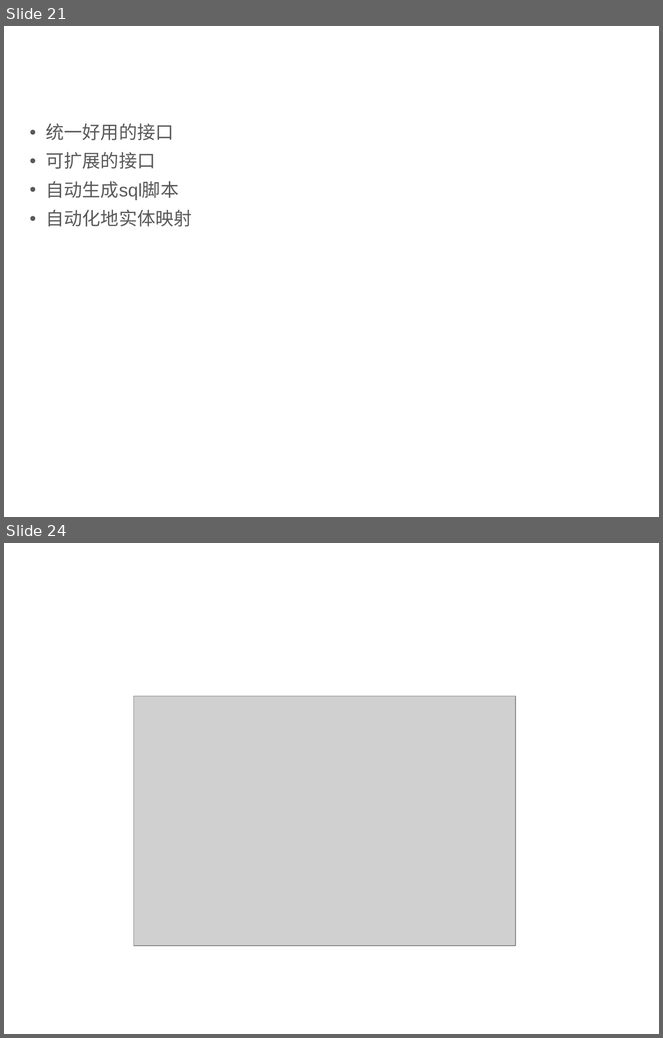
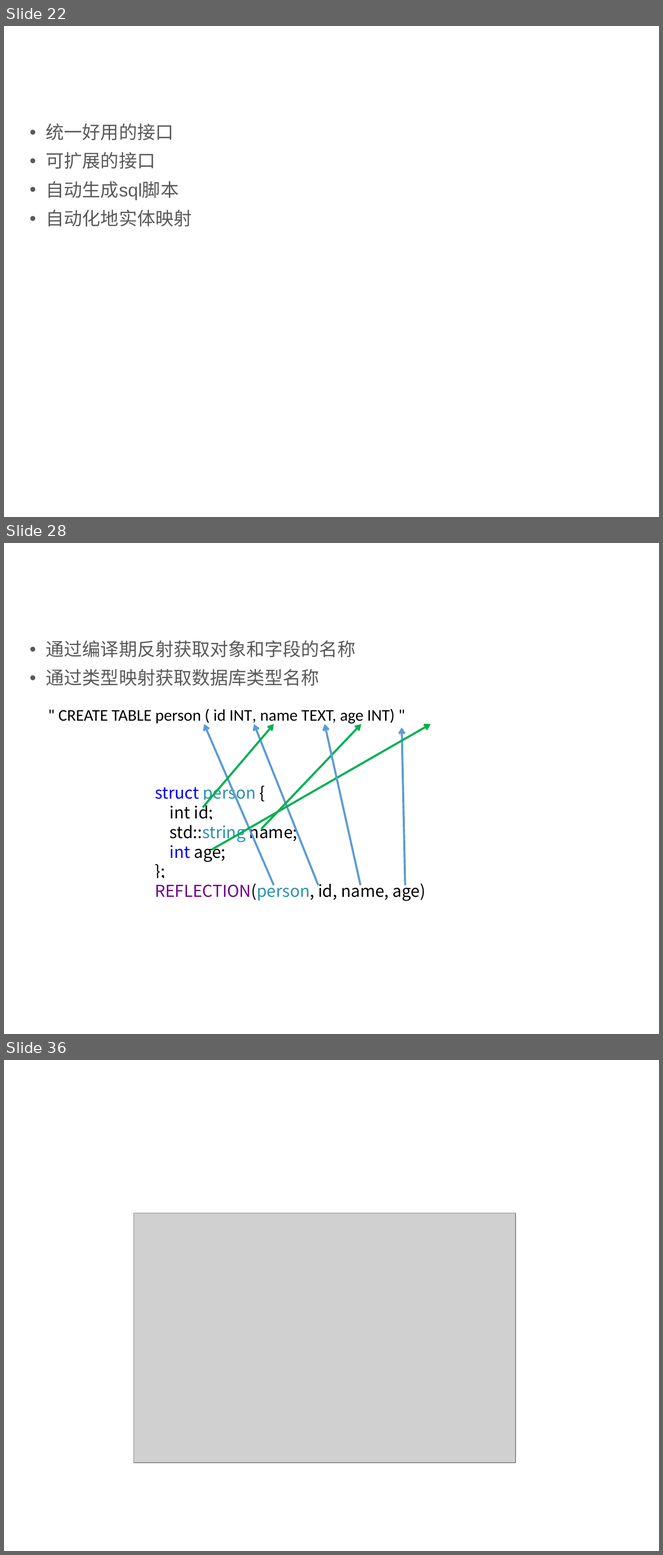
Before and after one commit to qicosmos/cppcon2017, a slide deck: CPP-Summit.pptx. Shown one above the other, each under a label of ours: slides 21 and 24 before the commit, slides 22, 28 and 36 after it; the slides between them are not shown. The pictures are 663x1038 and 663x1555 pixels, drawn with LibreOffice and Linux fonts; fonts in the diff are those of the drawing; grey boxes stand for pictures; background and template pictures are left out. Boxes give left, top, right and bottom in pixels: in the first picture for what was removed or moved away, otherwise in the second. Text is boxed around its words. In the diff, an @@ line names an element or a change of style, - is before the commit and + after.

```diff
--- a/CPP-Summit.pptx
+++ b/CPP-Summit.pptx
@@ slide 28 added at [4,543,659,1034], background #FFFFFF @@
@@ text added at [23,565,493,595], 24 pt, text #FFFFFF @@
+自动生成sql语句
@@ text added at [46,640,356,686], 20 pt, text #595959 @@
+• 通过编译期反射获取对象和字段的名称
+• 通过类型映射获取数据库类型名称
@@ text added at [59,709,395,725], 18 pt, text #000000 @@
+" CREATE TABLE person ( id INT, name TEXT, age INT) "
@@ arrow added from (203, 808) to (274, 724), #00B050 2.25 pt @@
@@ arrow added from (274, 886) to (205, 724), #5B9BD5 2.25 pt @@
@@ arrow added from (211, 850) to (430, 724), #00B050 2.25 pt @@
@@ arrow added from (319, 886) to (254, 724), #5B9BD5 2.25 pt @@
@@ arrow added from (261, 830) to (361, 724), #00B050 2.25 pt @@
@@ arrow added from (360, 886) to (325, 724), #5B9BD5 2.25 pt @@
@@ arrow added from (405, 886) to (402, 728), #5B9BD5 2.25 pt @@
@@ text added at [155,782,426,901], 18 pt, text #000000 @@
+struct person {
+int id;
+std::string name;
+int age;
+};
+REFLECTION(person, id, name, age)
@@ what was slide 21 is now slide 22 @@
@@ what was slide 24 is now slide 36 @@
```
Also in this commit, not shown: 3 slides changed, 13 other slides added, 1 slide removed.
